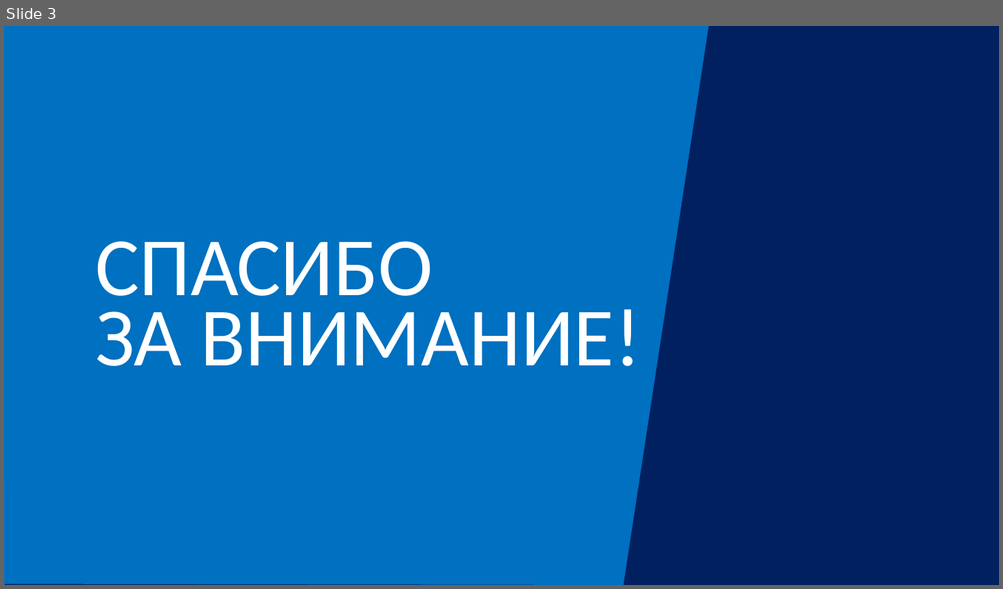
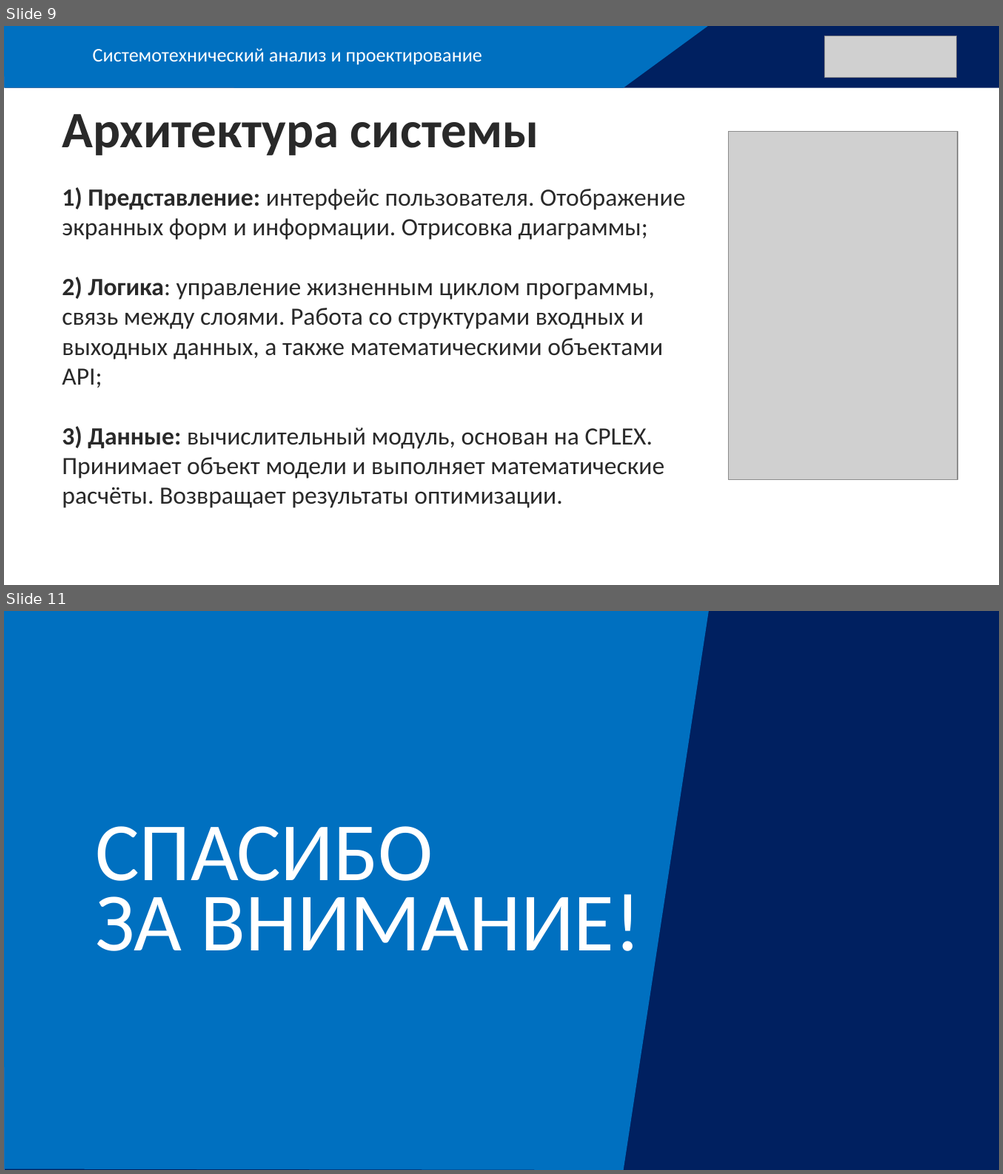
Before and after one commit to kostasmov/SevSU, a slide deck: 8 семестр/ПпЦП/Итоговая презентация.pptx. Shown one above the other, each under a label of ours: slide 3 before the commit, slides 9 and 11 after it; the slides between them are not shown. The pictures are 1003x589 and 1003x1174 pixels, drawn with LibreOffice and Linux fonts; fonts in the diff are those of the drawing; grey boxes stand for pictures. Boxes give left, top, right and bottom in pixels: in the first picture for what was removed or moved away, otherwise in the second. Text is boxed around its words. In the diff, an @@ line names an element or a change of style, - is before the commit and + after.

```diff
--- a/8 семестр/ПпЦП/Итоговая презентация.pptx
+++ b/8 семестр/ПпЦП/Итоговая презентация.pptx
@@ slide 9 added at [4, 26, 999, 585], background #FFFFFF @@
@@ rectangle added at [4, 26, 999, 87], fill #002060 @@
@@ freeform shape added at [4, 26, 708, 87], fill #0070C0 @@
@@ picture added at [825, 36, 956, 78] @@
@@ text added at [93, 48, 482, 65], 14 pt, text #FFFFFF @@
+Системотехнический анализ и проектирование
@@ title added at [62, 114, 539, 156], 37 pt, text #292929, bold @@
+Архитектура системы
@@ picture added at [728, 131, 957, 480] @@
@@ text added at [62, 187, 685, 508], 18 pt, text #292929 @@
+1) Представление: интерфейс пользователя. Отображение экранных форм и информации. Отрисовка диаграммы;
+2) Логика: управление жизненным циклом программы, связь между слоями. Работа со структурами входных и выходных данных, а также математическими объектами API;
+3) Данные: вычислительный модуль, основан на CPLEX. Принимает объект модели и выполняет математические расчёты. Возвращает результаты оптимизации.
@@ what was slide 3 is now slide 11 @@
```
Also in this commit, not shown: 1 slide changed, 8 other slides added, 1 slide removed, 31 other files.
